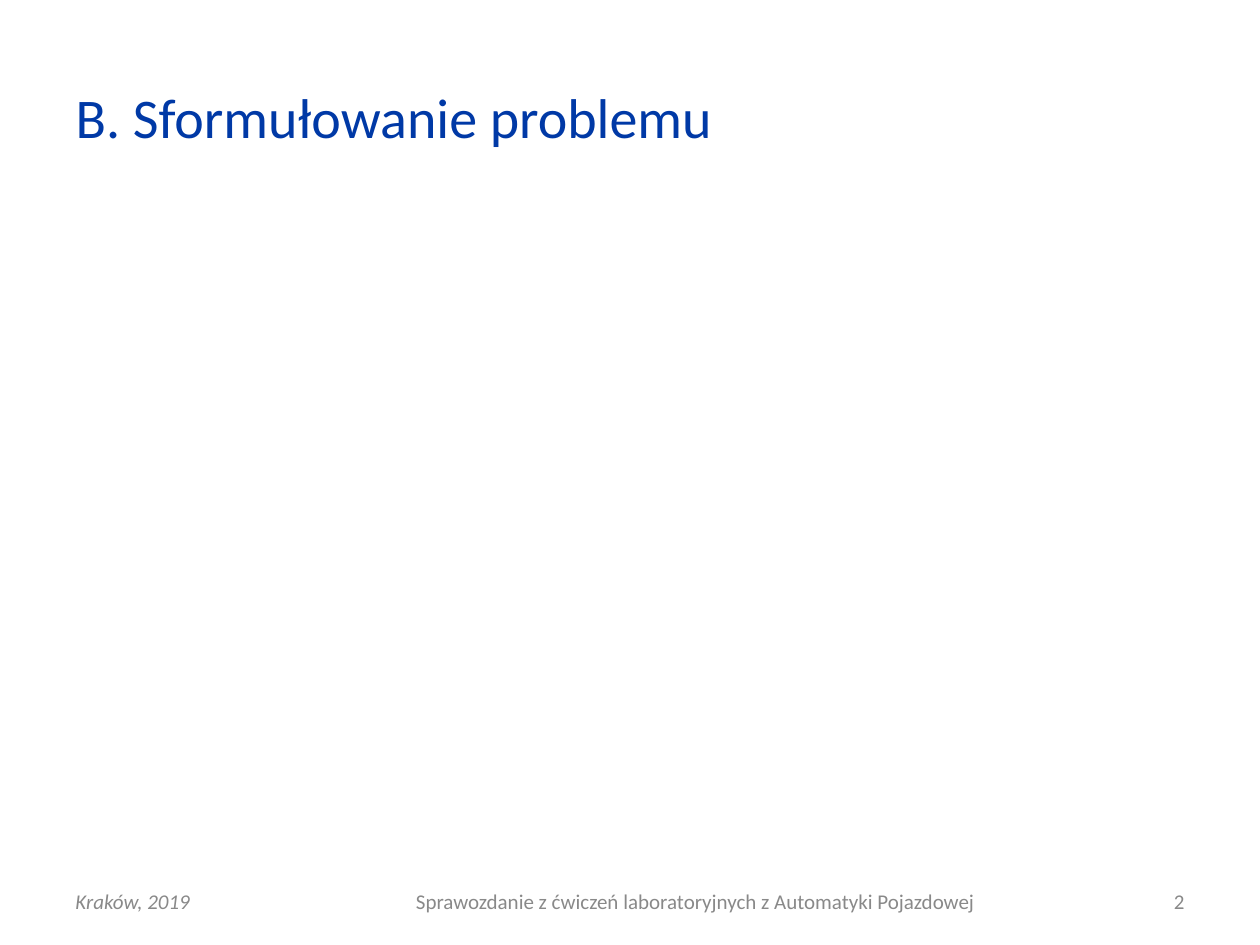
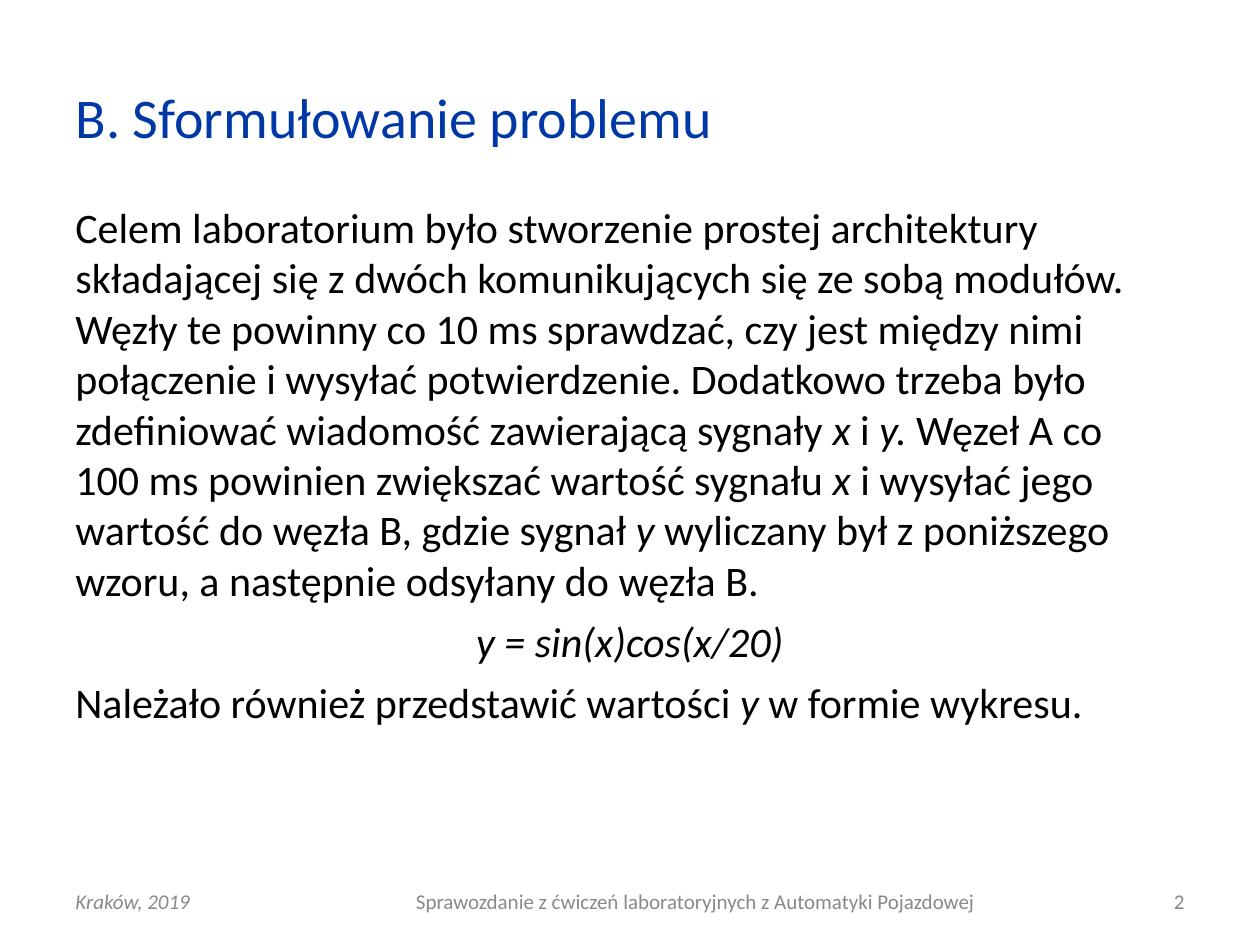
Before and after one commit to elfsonix/Automatyka-Pojazdowa, a slide deck: slide 2 of ananasy/AP_L04_20190306_0930_G03.ppt. Drawn at 1260x945 pixels with LibreOffice and Linux fonts; fonts in the diff are those of the drawing. Boxes give left, top, right and bottom in pixels: in the first picture for what was removed or moved away, otherwise in the second. Text is boxed around its words. In the diff, an @@ line names an element or a change of style, - is before the commit and + after.

```diff
--- a/ananasy/AP_L04_20190306_0930_G03.ppt
+++ b/ananasy/AP_L04_20190306_0930_G03.ppt
@@ text added at [75,213,1123,725], 24 pt, text #000000 @@
+Celem laboratorium było stworzenie prostej architektury składającej się z dwóch komunikujących się ze sobą modułów. Węzły te powinny co 10 ms sprawdzać, czy jest między nimi połączenie i wysyłać potwierdzenie. Dodatkowo trzeba było zdefiniować wiadomość zawierającą sygnały x i y. Węzeł A co
+100 ms powinien zwiększać wartość sygnału x i wysyłać jego wartość do węzła B, gdzie sygnał y wyliczany był z poniższego wzoru, a następnie odsyłany do węzła B.
+y = sin(x)cos(x/20)
+Należało również przedstawić wartości y w formie wykresu.
```
Also in this commit, not shown: 1 other slide changed.
